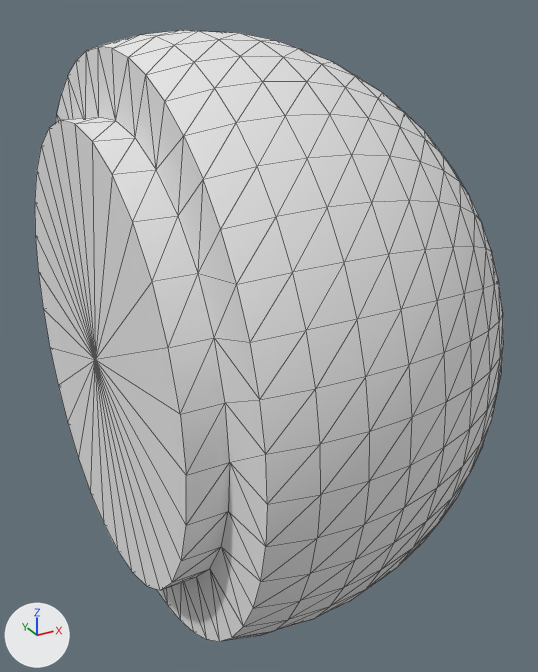
A saved change to the OBJ model alexander-models/alexander_V1_description/meshes/cycloidal_arm/nub.obj.
The view is the same before and after, from a camera (50 mm lens) standing at (-0.0285, -0.1111, 0.0529) and looking at (0.0326, 0.0, -0.0026). The lights are fixed; the arrows at lower left show +X, +Y and +Z. Mesh edges are drawn as thin lines. Where no turn or scale is listed for an object, it has been applied to the vertices.
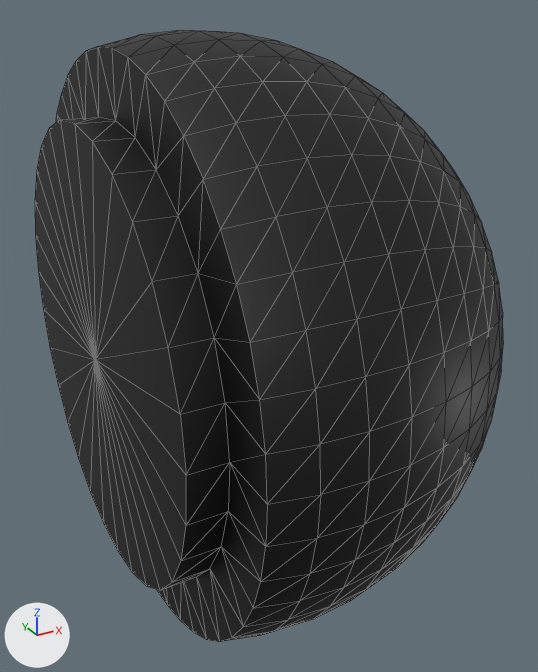
The edits, one by one:
Material 'Procedural_Car_paint' (mat_procedural_car_paint) is new.
Its base color is (0.05, 0.05, 0.05) (black #3f3f3f).
Its metallic is 1.0.
me_mesh0 has 30 vertices, 29 faces and spans x 0.0, y -0.038..0.0378, z -0.0379..0.0379.
me_mesh0 no longer uses material mat_0_647059_0_647059_0_647059_0_000000_0_000000 (white #e7e7e7).
me_mesh0 now uses material mat_procedural_car_paint (black #3f3f3f).
me_mesh1 has 58 vertices, 58 faces and spans x 0.0..0.006, y -0.038..0.0378, z -0.0379..0.0379.
me_mesh1 no longer uses material mat_0_647059_0_647059_0_647059_0_000000_0_000000 (white #e7e7e7).
me_mesh1 now uses material mat_procedural_car_paint (black #3f3f3f).
me_mesh2 has 75 vertices, 75 faces and spans x 0.006, y -0.048..0.048, z -0.0479..0.0479.
me_mesh2 no longer uses material mat_0_647059_0_647059_0_647059_0_000000_0_000000 (white #e7e7e7).
me_mesh2 now uses material mat_procedural_car_paint (black #3f3f3f).
me_mesh3 has 645 vertices, 1242 faces and spans x 0.006..0.07, y -0.05..0.05, z -0.0499..0.0499.
me_mesh3 no longer uses material mat_0_647059_0_647059_0_647059_0_000000_0_000000 (white #e7e7e7).
me_mesh3 now uses material mat_procedural_car_paint (black #3f3f3f).

Changed parts and their boxes [x1, y1, x2, y2] in the pictures (538 x 672 px):
'mesh3', recoloured (white to black): [100, 30, 503, 642] in both
'mesh0', recoloured (white to black): [35, 120, 186, 590] in both
'mesh2', recoloured (white to black): [56, 46, 267, 642] in both
'mesh1', recoloured (white to black): [63, 117, 230, 590] in both
